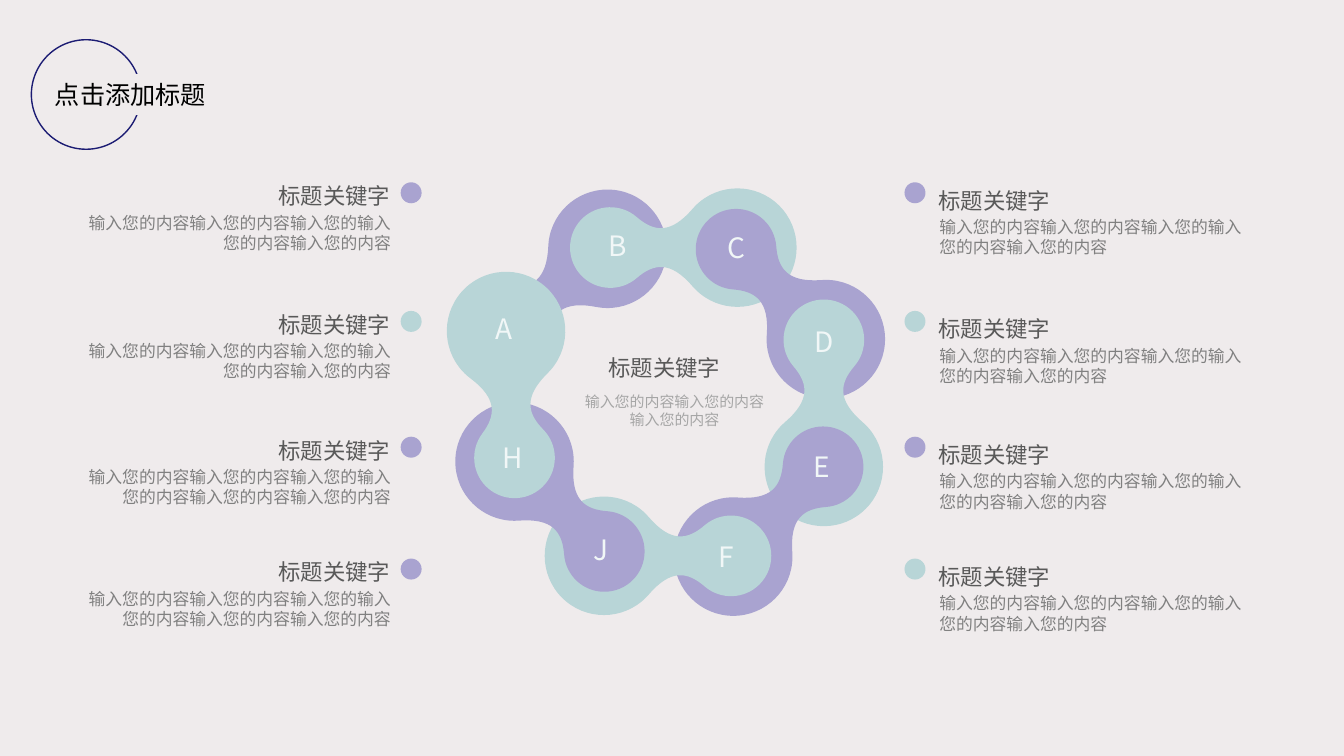
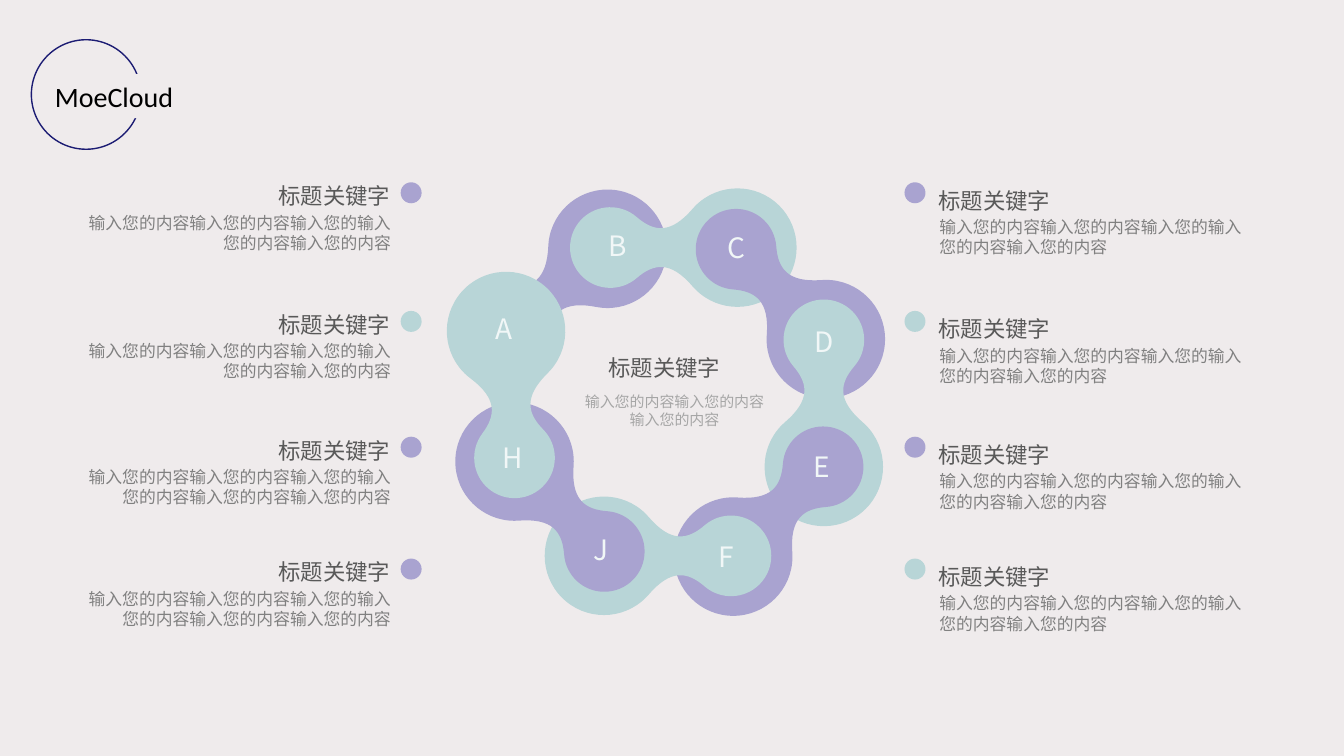
Before and after one commit to HopuTeam/MoeCloud, a slide deck: slide 4 of MoeCloud.pptx. Drawn at 1344x756 pixels with LibreOffice and Linux fonts; fonts in the diff are those of the drawing. Boxes give left, top, right and bottom in pixels: in the first picture for what was removed or moved away, otherwise in the second. Text is boxed around its words. In the diff, an @@ line names an element or a change of style, - is before the commit and + after.

```diff
--- a/MoeCloud.pptx
+++ b/MoeCloud.pptx
@@ text removed at <box>55,82,206,106</box> @@
-点击添加标题
@@ text added at <box>55,87,173,108</box>, 20 pt, text #000000 @@
+MoeCloud
```
Also in this commit, not shown: 20 other slides changed, 1 slide added, 2 other files.
